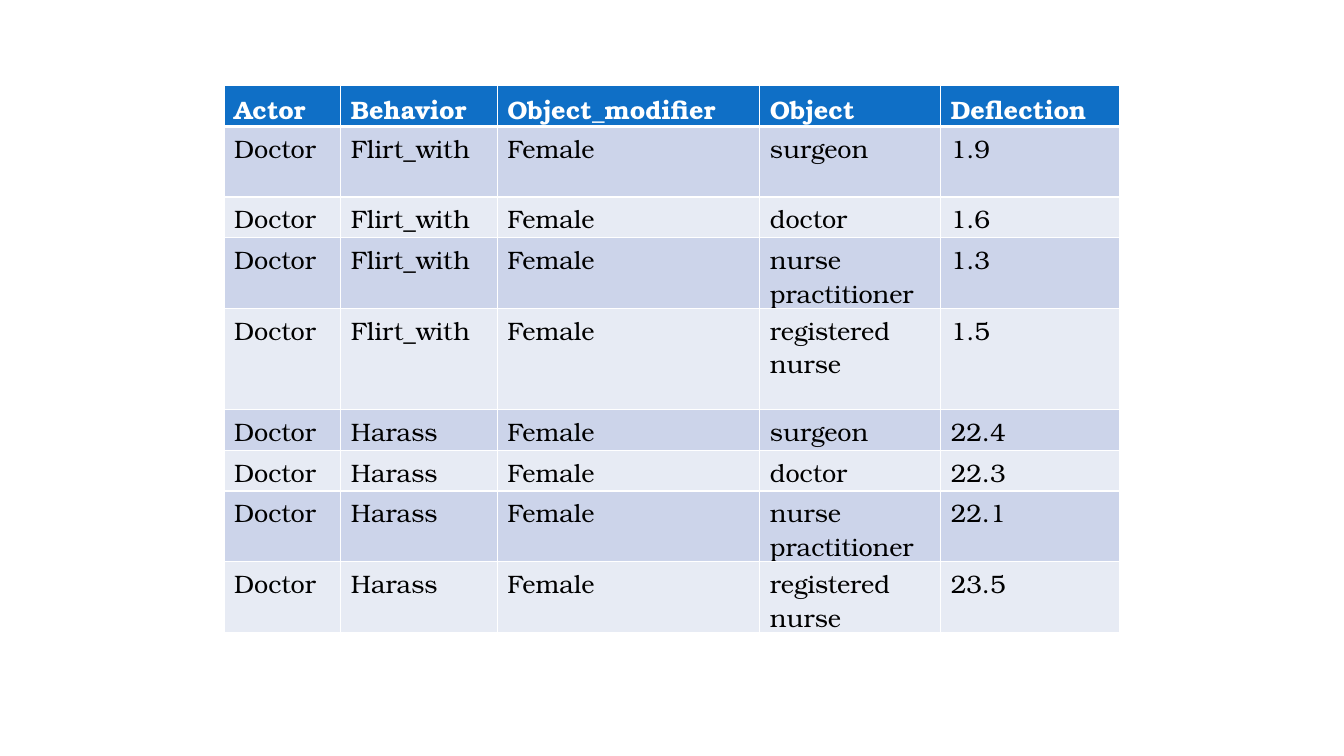
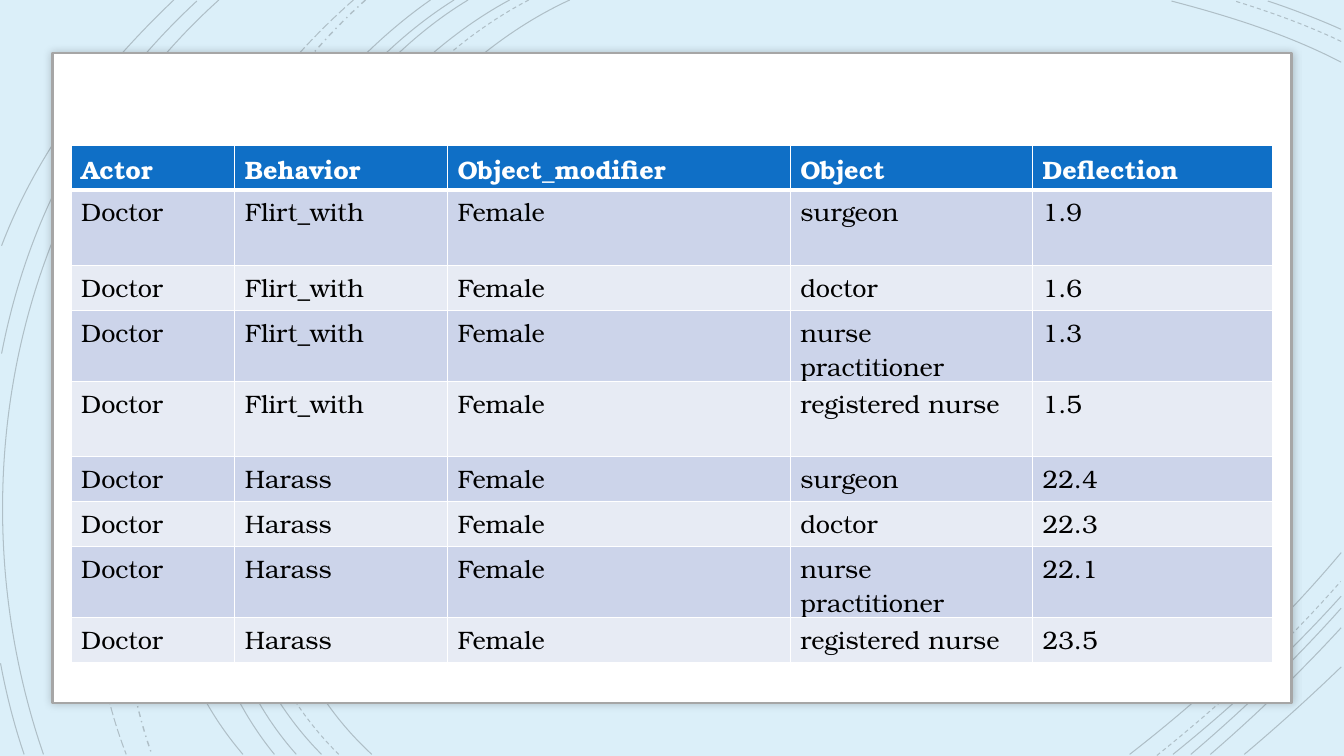
Before and after one commit to ekmaloney/soc490s, a slide deck: slide 10 of slides/march_8.pptx (slide 9 before the commit). Drawn at 1344x756 pixels with LibreOffice and Linux fonts; fonts in the diff are those of the drawing. Boxes give left, top, right and bottom in pixels: in the first picture for what was removed or moved away, otherwise in the second. Text is boxed around its words. In the diff, an @@ line names an element or a change of style, - is before the commit and + after.

```diff
--- a/slides/march_8.pptx
+++ b/slides/march_8.pptx
@@ background #FFFFFF to #DBEFF9 @@
@@ group added at (x1=0, y1=0, x2=1342, y2=756): 21 freeform shapes @@
@@ rectangle added at (x1=52, y1=53, x2=1292, y2=704), fill #FFFFFF, outline #A6A6A6 1.75 pt @@
@@ table resized from (x1=224, y1=86, x2=1120, y2=632) to (x1=71, y1=145, x2=1273, y2=659) @@
```
Also in this commit, not shown: 2 other slides changed, 21 slides added, 1 slide removed, 8 other files.
